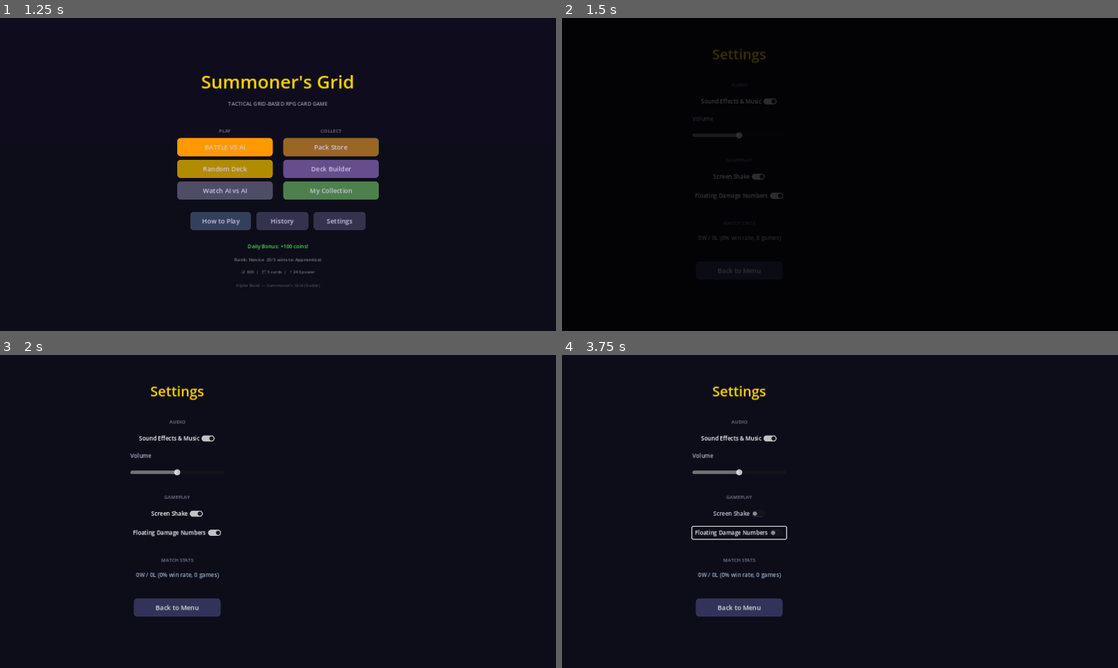
Above: before the commit, frames 1-4 (two rows, left to right).
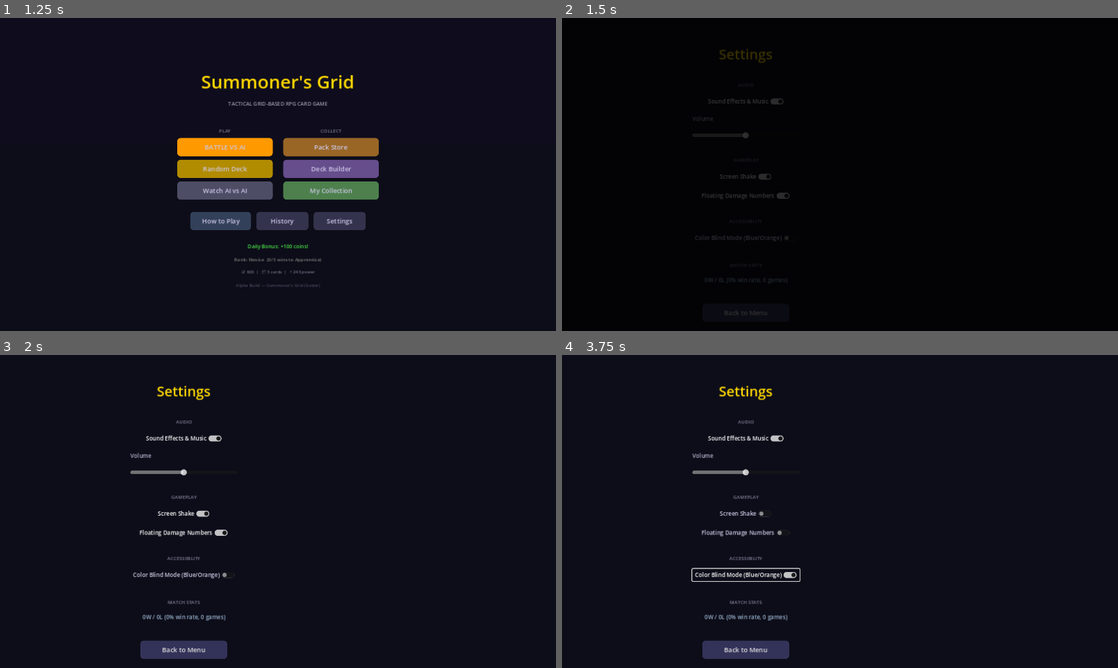
Above: after the commit, the same moments.

Repository: look-itsaxiom/summoners-grid
Game: Godot game, scene res://scenes/login.tscn
Two runs of this game, one before a commit and one after it. Both use one fixed random seed, a clock stepped at 60 frames per second and the inputs below.
Inputs (mouse positions are in pixels of both pictures, inside the frame that each line leads up to):
- Up to frame 1 (1.25 s): click "PLAY" at 0.5 s
- Up to frame 2 (1.5 s): click "Settings" at 1.25 s
- Up to frame 3 (2 s): no input
- Up to frame 4 (3.75 s): click "Screen Shake" at 2 s; click "Floating Damage Numbers" at 2.75 s; click (745, 574) at 3.5 s, where only the run after the commit has a clickable "Color Blind Mode (Blue/Orange)"

Frame 1 is identical in both runs. In frame 2, 0.5% of the frame differs, in the area x 24-41%, y 10-95%; in frame 3, 3.0%; in frame 4, 3.3%, in the area x 23-43%, y 9-98%.

Commit message:
feat: color blind mode — blue/orange palette for teams and territory
Accessibility toggle in Settings → Accessibility section:
- Team colors switch from blue/red to blue/orange (deuteranopia-safe)
- Territory zones switch from green/red to blue-tint/orange-tint
- Persisted via ConfigFile as accessibility/color_blind
- Board reads Settings on _ready() and applies palette

Co-Authored-By: Claude Opus 4.6 (1M context) <noreply@anthropic.com>

Diff:
--- a/godot/scripts/engine/settings.gd
+++ b/godot/scripts/engine/settings.gd
@@ -10,6 +10,7 @@
 var screen_shake_enabled := true
 var show_damage_numbers := true
 var ai_speed := 1.0  # 0.5 = slow, 1.0 = normal, 2.0 = fast
+var color_blind_mode := false
 
 # Match history
 var match_history: Array = []
@@ -40,6 +41,7 @@
 	cfg.set_value("gameplay", "screen_shake", screen_shake_enabled)
 	cfg.set_value("gameplay", "damage_numbers", show_damage_numbers)
 	cfg.set_value("gameplay", "ai_speed", ai_speed)
+	cfg.set_value("accessibility", "color_blind", color_blind_mode)
 	cfg.save(SETTINGS_PATH)
 
 
@@ -52,6 +54,7 @@
 	screen_shake_enabled = cfg.get_value("gameplay", "screen_shake", true)
 	show_damage_numbers = cfg.get_value("gameplay", "damage_numbers", true)
 	ai_speed = cfg.get_value("gameplay", "ai_speed", 1.0)
+	color_blind_mode = cfg.get_value("accessibility", "color_blind", false)
 
 
 func record_match(winner: String, turns: int, mode: String) -> void:
--- a/godot/scripts/ui/board.gd
+++ b/godot/scripts/ui/board.gd
@@ -27,8 +27,8 @@
 const COLOR_HP_HIGH := Color(0.2, 0.8, 0.2)
 const COLOR_HP_MED := Color(0.8, 0.7, 0.15)
 const COLOR_HP_LOW := Color(0.8, 0.2, 0.2)
-const COLOR_UNIT_A := Color(0.4, 0.7, 1.0)
-const COLOR_UNIT_B := Color(1.0, 0.4, 0.4)
+var COLOR_UNIT_A := Color(0.4, 0.7, 1.0)
+var COLOR_UNIT_B := Color(1.0, 0.4, 0.4)
 
 var valid_moves: Array[Vector2i] = []
 var valid_attacks: Array[String] = []  # instance_ids
@@ -58,6 +58,15 @@
 	mouse_filter = Control.MOUSE_FILTER_STOP
 	set_process(true)
 	_load_sprites()
+	_apply_color_mode()
+
+
+func _apply_color_mode() -> void:
+	var settings = get_node_or_null("/root/Settings")
+	if settings != null and settings.color_blind_mode:
+		# Blue vs Orange — distinguishable by deuteranopia/protanopia
+		COLOR_UNIT_A = Color(0.3, 0.5, 1.0)    # Blue
+		COLOR_UNIT_B = Color(1.0, 0.6, 0.1)    # Orange
 
 
 func _load_sprites() -> void:
@@ -280,9 +289,15 @@
 
 func _get_territory_color(x: int, y: int) -> Color:
 	var is_alt: bool = (x + y) % 2 == 0
+	var settings = get_node_or_null("/root/Settings")
+	var cb: bool = settings != null and settings.color_blind_mode
 	if y < TERRITORY_DEPTH:
+		if cb:
+			return Color(0.06, 0.08, 0.16) if is_alt else Color(0.05, 0.07, 0.14)  # Blue tint
 		return COLOR_PLAYER_A_ALT if is_alt else COLOR_PLAYER_A
 	elif y >= BOARD_H - TERRITORY_DEPTH:
+		if cb:
+			return Color(0.16, 0.10, 0.04) if is_alt else Color(0.14, 0.08, 0.03)  # Orange tint
 		return COLOR_PLAYER_B_ALT if is_alt else COLOR_PLAYER_B
 	return COLOR_UNCLAIMED_ALT if is_alt else COLOR_UNCLAIMED
 
--- a/godot/scripts/ui/settings_screen.gd
+++ b/godot/scripts/ui/settings_screen.gd
@@ -107,6 +107,21 @@
 		_settings.save_settings()
 	)
 
+	var spacer_acc := Control.new()
+	spacer_acc.custom_minimum_size.y = 4
+	center.add_child(spacer_acc)
+
+	# ── Accessibility Section ──
+	_add_section_header(center, "ACCESSIBILITY")
+
+	# Color blind mode
+	var cb_row := _add_toggle_row(center, "Color Blind Mode (Blue/Orange)")
+	cb_row.button_pressed = _settings.color_blind_mode
+	cb_row.toggled.connect(func(on: bool):
+		_settings.color_blind_mode = on
+		_settings.save_settings()
+	)
+
 	var spacer3 := Control.new()
 	spacer3.custom_minimum_size.y = 8
 	center.add_child(spacer3)
Not shown, changed: godot/DEV_PROGRESS.md
